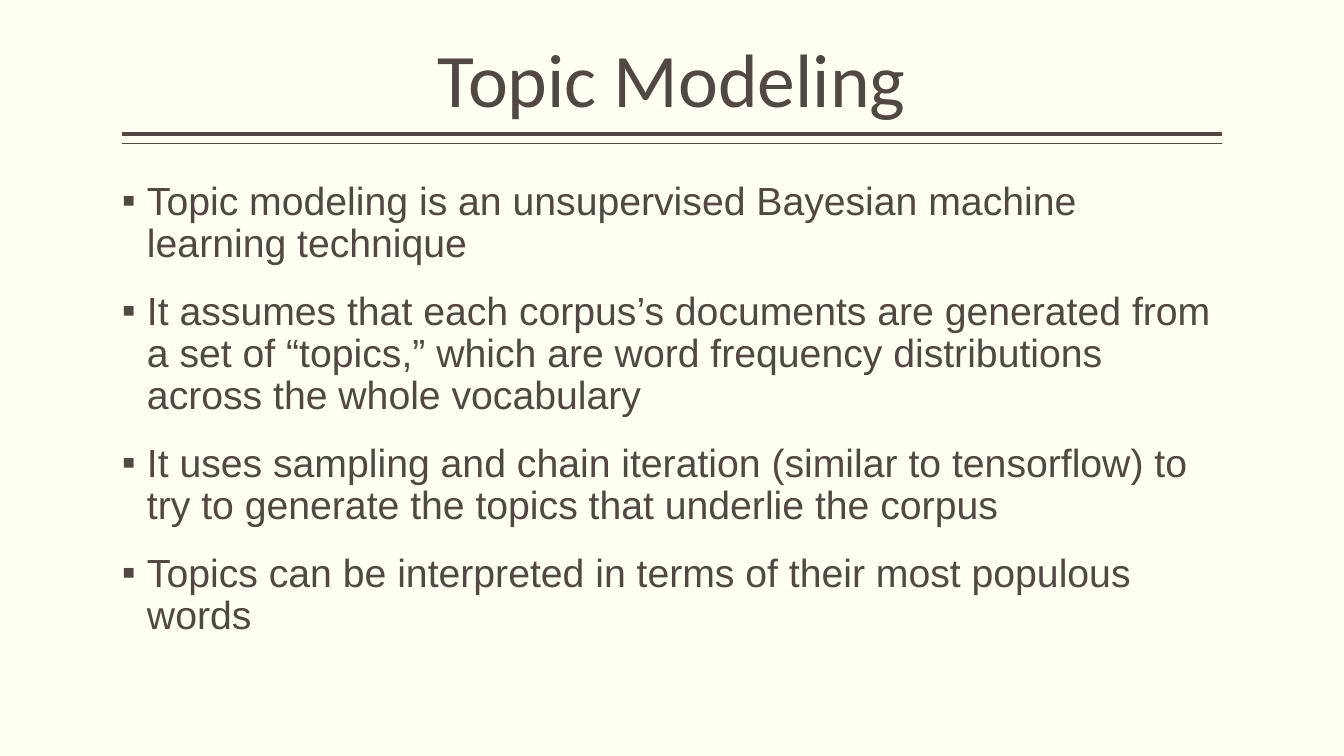
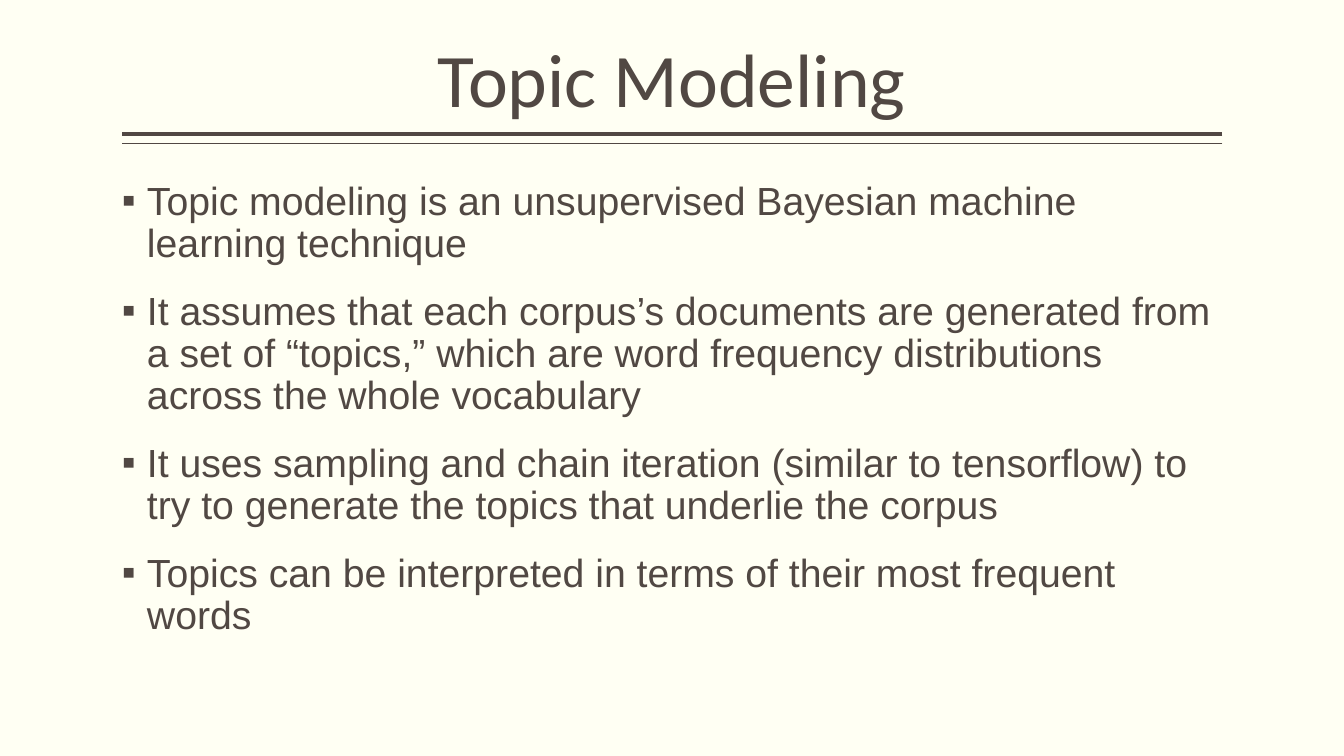
Before and after one commit to nycdatasci/bootcamp008_project, a slide deck: slide 9 of Project4-Capstone/davidletzler/NYTimes.pptx. Drawn at 1344x756 pixels with LibreOffice and Linux fonts; fonts in the diff are those of the drawing. Boxes give left, top, right and bottom in pixels: in the first picture for what was removed or moved away, otherwise in the second. Text is boxed around its words. In the diff, an @@ line names an element or a change of style, - is before the commit and + after.

```diff
--- a/Project4-Capstone/davidletzler/NYTimes.pptx
+++ b/Project4-Capstone/davidletzler/NYTimes.pptx
@@ text at box(147, 558, 1116, 630): text changed @@
-▪ Topics can be interpreted in terms of their most populous words
+▪ Topics can be interpreted in terms of their most frequent words
```
Also in this commit, not shown: 9 other slides changed, 6 slides added, 1 slide removed, 3 other files.
